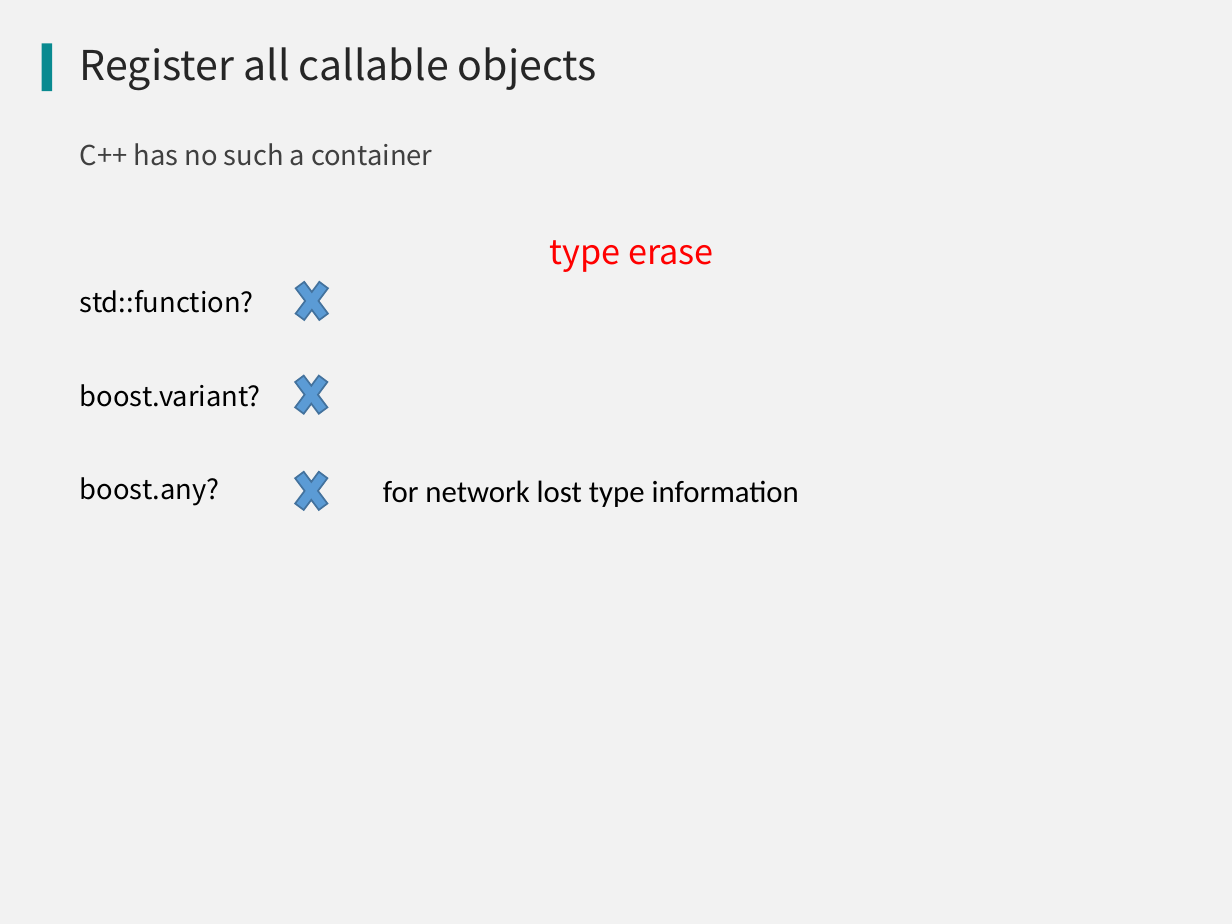
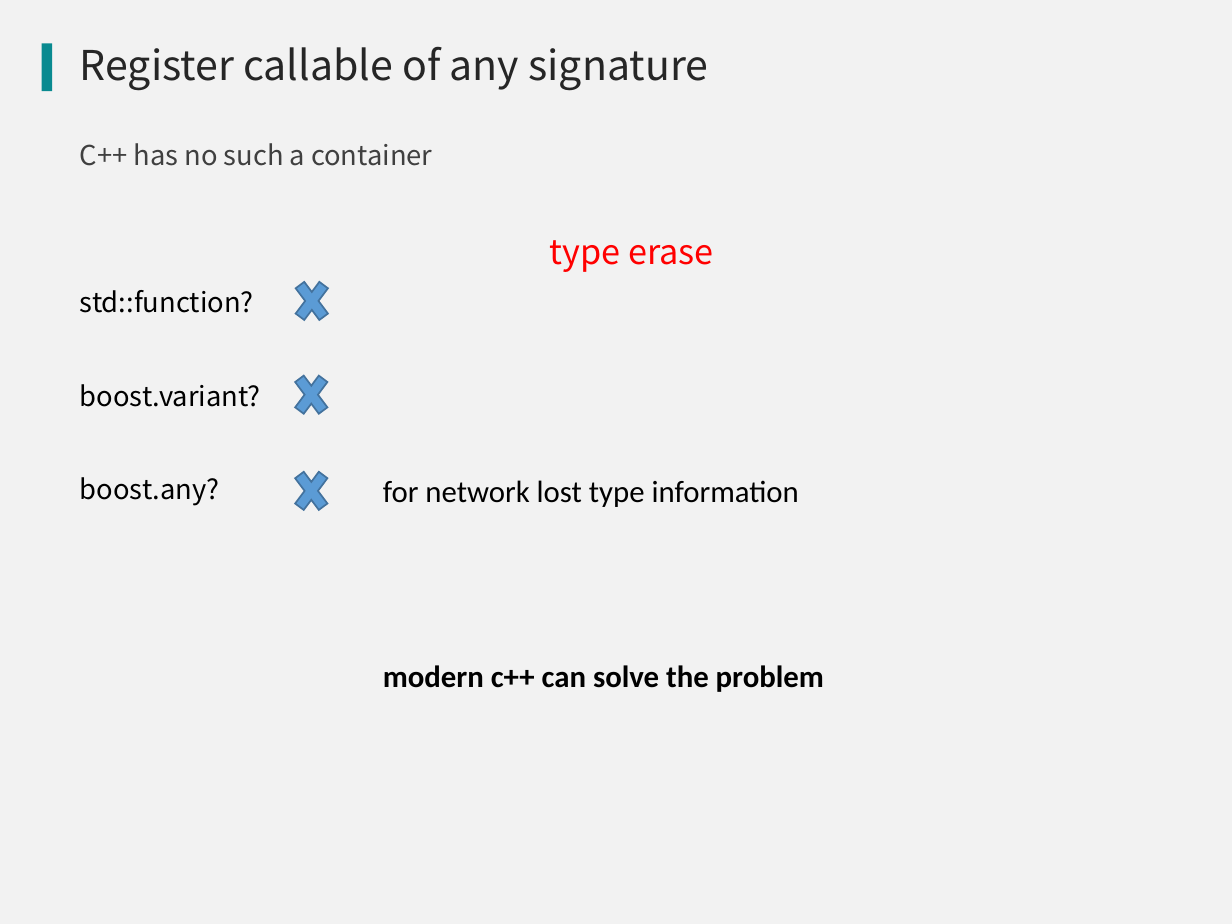
Before and after one commit to qicosmos/cppnow2017-ppt, a slide deck: slide 12 of An easy to use RPC framework implemented by c++11 and c++14.pptx (slide 19 before the commit). Drawn at 1232x924 pixels with LibreOffice and Linux fonts; fonts in the diff are those of the drawing; background and template pictures are left out. Boxes give left, top, right and bottom in pixels: in the first picture for what was removed or moved away, otherwise in the second. Text is boxed around its words. In the diff, an @@ line names an element or a change of style, - is before the commit and + after.

```diff
--- a/An easy to use RPC framework implemented by c++11 and c++14.pptx
+++ b/An easy to use RPC framework implemented by c++11 and c++14.pptx
@@ title at [80,47,708,91]: text changed @@
-Register all callable objects
+Register callable of any signature
@@ text added at [383,665,824,692], 18 pt, text #000000, bold @@
+modern c++ can solve the problem
```
Also in this commit, not shown: 5 other slides changed, 27 slides removed, 2 other files.
